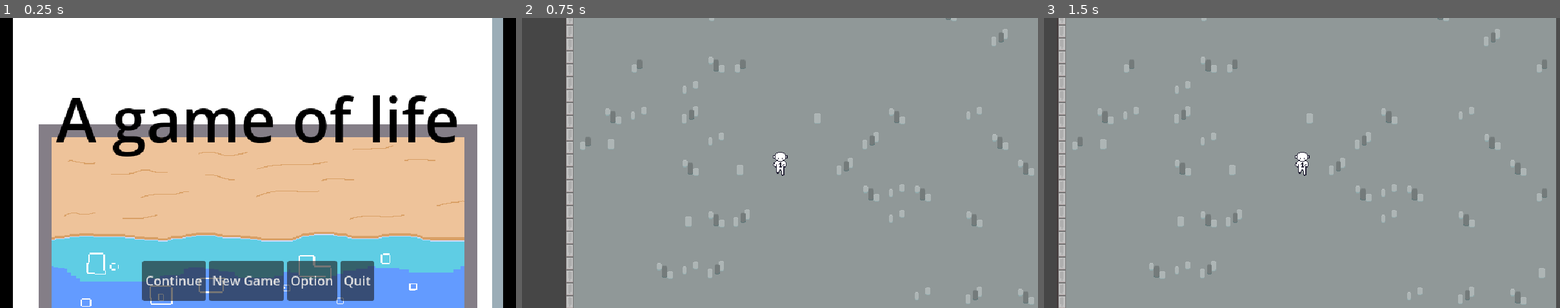
Above: before the commit, frames 1-3 (left to right).
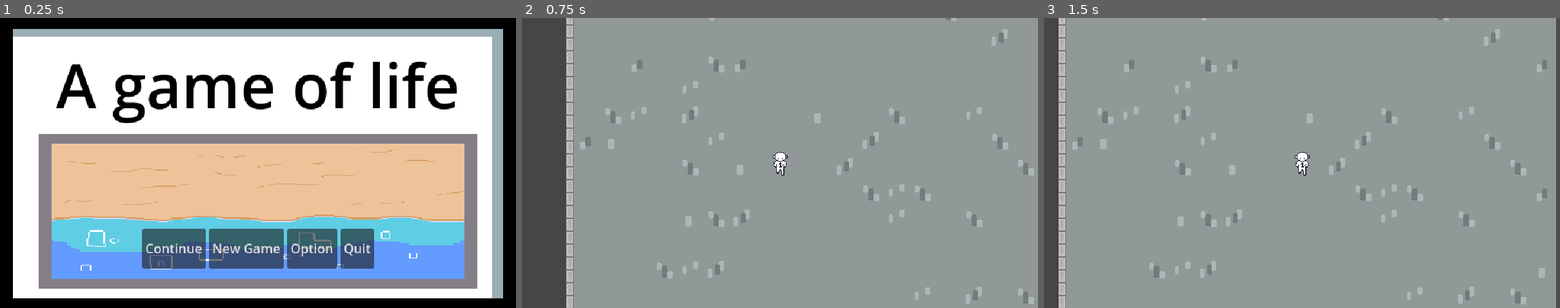
Above: after the commit, the same moments.

Repository: PoloLoveTaco/Pixel-Game-Jam---2025
Game: Godot game, scene res://Scenes/main_menu.tscn
The game is run twice, just before and just after one commit, with the same random seed, the same clock (stepped at 60 frames per second) and the same inputs.
Inputs (mouse positions are in pixels of both pictures, inside the frame that each line leads up to):
- Up to frame 1 (0.25 s): no input
- Up to frame 2 (0.75 s): click "New Game" at 0.5 s
- Up to frame 3 (1.5 s): tap Enter (ui_accept) at 1.25 s; move the mouse to (1415, 148) at 1.27 s; hold D (right) from 1.28 s (still down); hold F from 1.28 s (still down); click (1415, 148) at 1.42 s

The runs differ from the first frame. In frame 1, 40% of the frame differs, in the area x 2-98%, y 0-100%; in frame 2, nothing differs; in frame 3, nothing differs.

Commit message:
[FIX] better main menu

Diff:
--- a/Scenes/main_menu.tscn
+++ b/Scenes/main_menu.tscn
@@ -17,15 +17,16 @@
 grow_horizontal = 2
 grow_vertical = 2
 texture = ExtResource("1_28flt")
+expand_mode = 1
 
 [node name="Label" type="Label" parent="."]
 anchors_preset = 5
 anchor_left = 0.5
 anchor_right = 0.5
 offset_left = -283.0
-offset_top = 65.545
+offset_top = 24.36
 offset_right = 283.0
-offset_bottom = 183.545
+offset_bottom = 142.36
 grow_horizontal = 2
 text = "A game of life"
 label_settings = SubResource("LabelSettings_28flt")
@@ -39,9 +40,9 @@
 anchor_right = 0.5
 anchor_bottom = 0.5
 offset_left = -250.0
-offset_top = 121.0
+offset_top = 81.115
 offset_right = 250.0
-offset_bottom = 171.0
+offset_bottom = 131.115
 grow_horizontal = 2
 grow_vertical = 2
 alignment = 1
